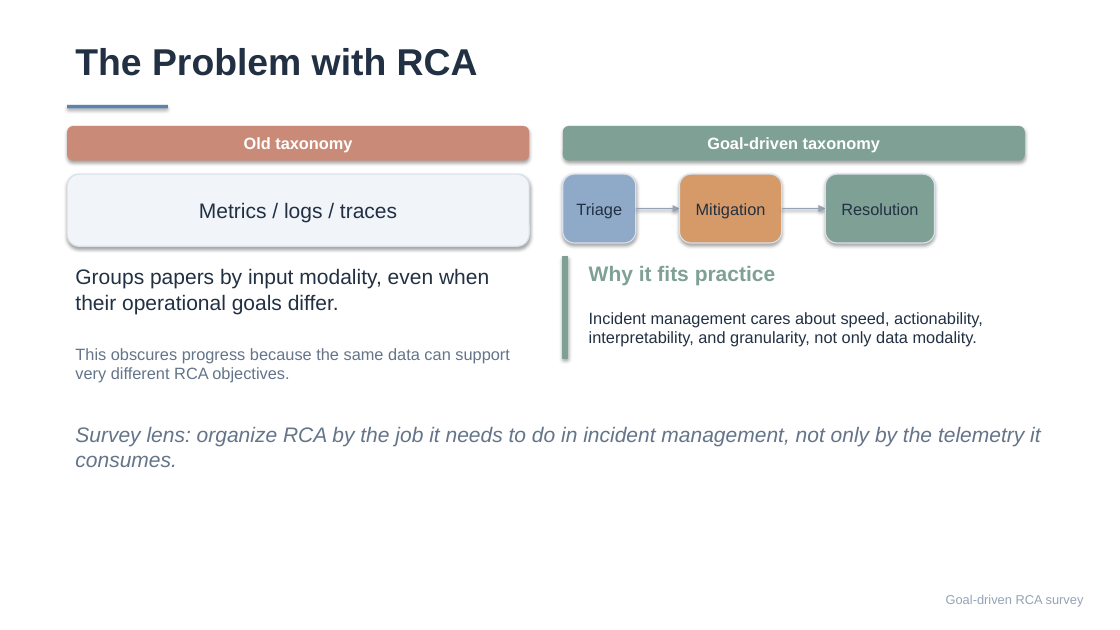
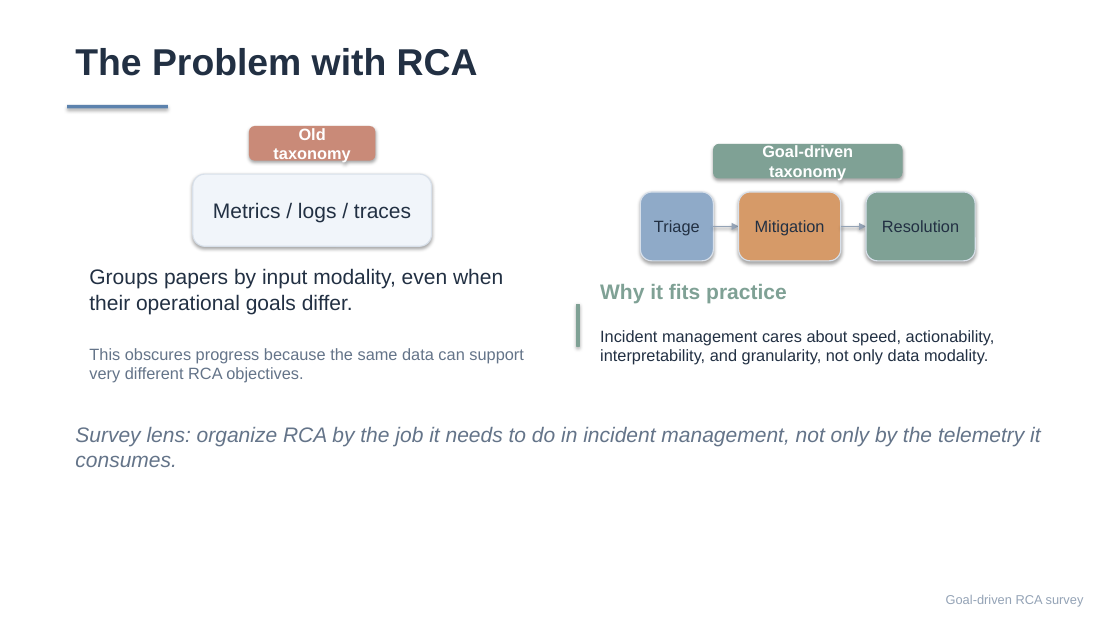
Before and after one commit to Lincyaw/paperops, a slide deck: slide 6 of examples/self-intro/diagnostic_world_model.pptx. Drawn at 1120x630 pixels with LibreOffice and Linux fonts; fonts in the diff are those of the drawing. Boxes give left, top, right and bottom in pixels: in the first picture for what was removed or moved away, otherwise in the second. Text is boxed around its words. In the diff, an @@ line names an element or a change of style, - is before the commit and + after.

Commit message:
Improve SlideCraft layout review workflow

```diff
--- a/examples/self-intro/diagnostic_world_model.pptx
+++ b/examples/self-intro/diagnostic_world_model.pptx
@@ rounded rectangle "Old taxonomy": place and size @@
-rounded rectangle "Old taxonomy" at [67,126,529,160]
+rounded rectangle "Old taxonomy" at [249,126,376,160]
@@ rounded rectangle "Goal-driven taxonomy": place and size @@
-rounded rectangle "Goal-driven taxonomy" at [563,126,1025,160]
+rounded rectangle "Goal-driven taxonomy" at [713,144,903,178]
@@ rounded rectangle "Metrics / logs / traces": place and size @@
-rounded rectangle "Metrics / logs / traces" at [67,174,529,246]
+rounded rectangle "Metrics / logs / traces" at [193,174,432,246]
@@ rounded rectangle "Triage": place and size @@
-rounded rectangle "Triage" at [563,174,636,243]
+rounded rectangle "Triage" at [640,192,713,261]
@@ rounded rectangle "Mitigation": place and size @@
-rounded rectangle "Mitigation" at [680,174,782,243]
+rounded rectangle "Mitigation" at [739,192,841,261]
@@ rounded rectangle "Resolution": place and size @@
-rounded rectangle "Resolution" at [826,174,935,243]
+rounded rectangle "Resolution" at [866,192,975,261]
@@ arrow moved from (636, 208) - (680, 208) to (713, 227) - (739, 227) @@
@@ arrow moved from (782, 208) - (826, 208) to (841, 227) - (866, 227) @@
@@ text "Groups papers by input modality, ...": place and size @@
-text "Groups papers by input modality, ..." at [75,268,489,314]
+text "Groups papers by input modality, ..." at [89,268,503,314]
@@ text "Why it fits practice": place and size @@
-text "Why it fits practice" at [589,266,775,286]
+text "Why it fits practice" at [600,284,786,303]
@@ rectangle: place and size @@
-rectangle at [563,256,568,358]
+rectangle at [577,304,580,346]
@@ text "Incident management cares about speed, ...": place and size @@
-text "Incident management cares about speed, ..." at [589,312,983,347]
+text "Incident management cares about speed, ..." at [600,330,995,365]
@@ text "This obscures progress because the ...": place and size @@
-text "This obscures progress because the ..." at [75,348,510,383]
+text "This obscures progress because the ..." at [89,348,524,383]
```
Also in this commit, not shown: 19 other slides changed, 35 other files.
